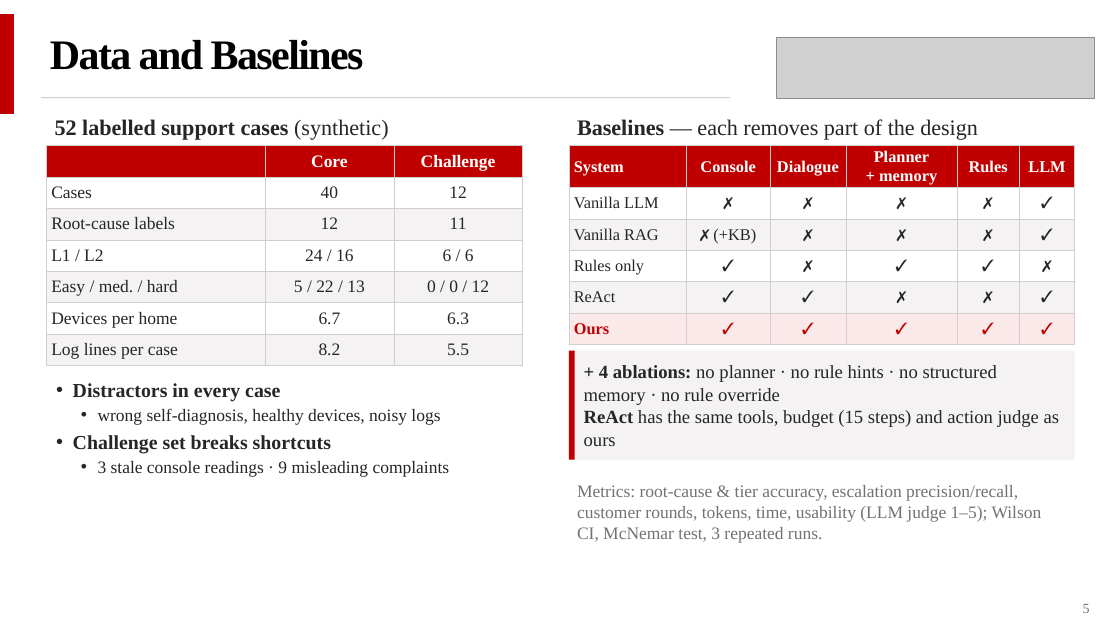
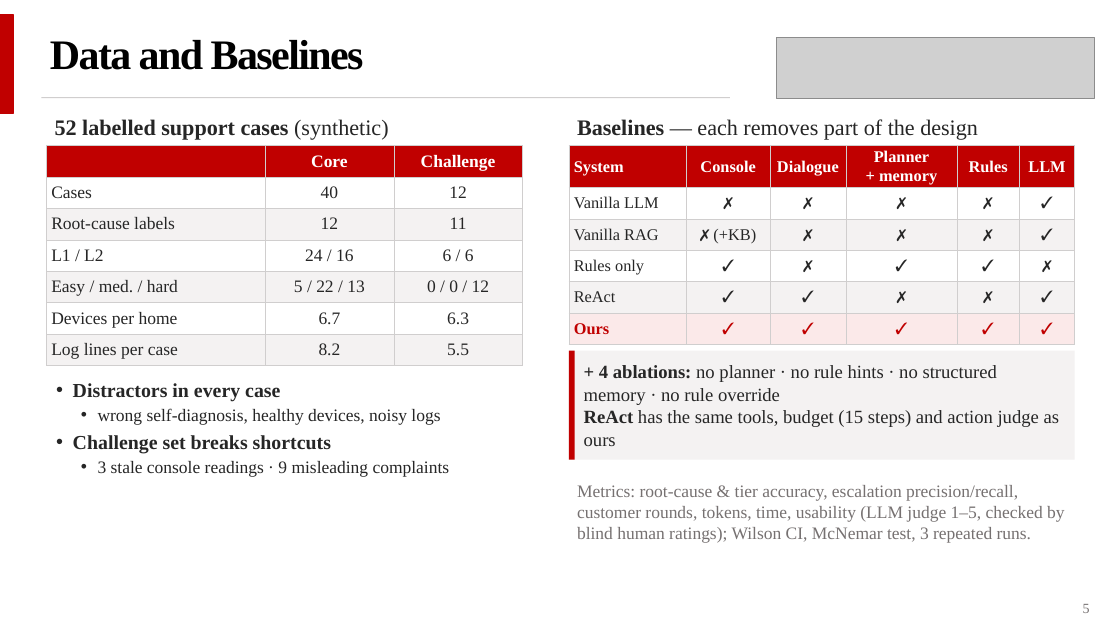
Before and after one commit to aadvancer/iot-agent, a slide deck: slide 5 of ai concept project/presentation/AI_Agent_IoT_presentation.pptx. Drawn at 1120x630 pixels with LibreOffice and Linux fonts; fonts in the diff are those of the drawing; grey boxes stand for pictures. Boxes give left, top, right and bottom in pixels: in the first picture for what was removed or moved away, otherwise in the second. Text is boxed around its words. In the diff, an @@ line names an element or a change of style, - is before the commit and + after.

```diff
--- a/ai concept project/presentation/AI_Agent_IoT_presentation.pptx
+++ b/ai concept project/presentation/AI_Agent_IoT_presentation.pptx
@@ text at (577, 485, 1064, 543): text changed @@
-Metrics: root-cause & tier accuracy, escalation precision/recall, customer rounds, tokens, time, usability (LLM judge 1–5); Wilson CI, McNemar test, 3 repeated runs.
+Metrics: root-cause & tier accuracy, escalation precision/recall, customer rounds, tokens, time, usability (LLM judge 1–5, checked by blind human ratings); Wilson CI, McNemar test, 3 repeated runs.
```
Also in this commit, not shown: 2 other slides changed, 15 other files.
